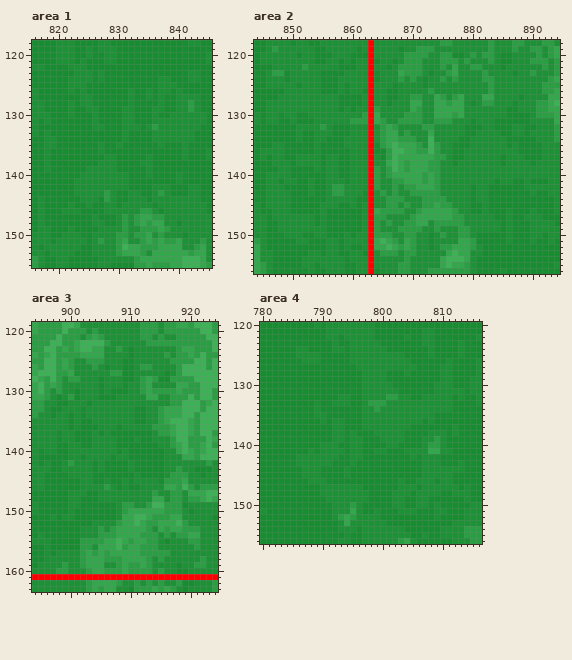
Two versions of one pixel-art file, assets/scene/world_map/world.aseprite. Above: the version before the commit.
1248x810 pixels, 1 frame. Colours within 5 levels of each other are drawn and written as one. Shown: area 1: x 816..845, y 118..155; area 2: x 844..894, y 118..156; area 3: x 894..924, y 119..163; area 4: x 780..816, y 120..156. The commit also changed other parts of the picture, which this record leaves out.
Now the later version:
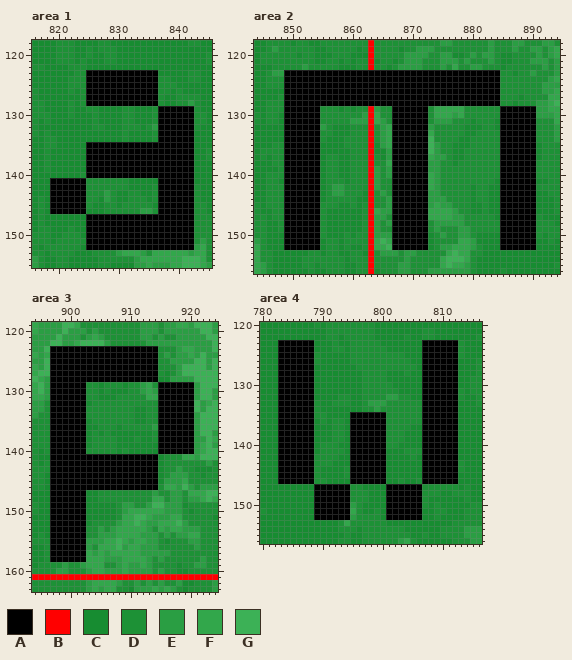
Palette (. is transparent): A #000000  B #ff0000  C #178c31  D #1d9136  E #2a9e43  F #32a74b  G #3cb156
Changes in this commit:
layer "labels" added
Changed rows in their new state; - is an unchanged pixel.
Area 1, layer "labels":
first column x 819:
123 ------AAAAAAAAAAAA------
124 ------AAAAAAAAAAAA------
125 ------AAAAAAAAAAAA------
126 ------AAAAAAAAAAAA------
127 ------AAAAAAAAAAAA------
128 ------AAAAAAAAAAAA------
129 ------------------AAAAAA
130 ------------------AAAAAA
131 ------------------AAAAAA
132 ------------------AAAAAA
133 ------------------AAAAAA
134 ------------------AAAAAA
135 ------AAAAAAAAAAAAAAAAAA
136 ------AAAAAAAAAAAAAAAAAA
137 ------AAAAAAAAAAAAAAAAAA
138 ------AAAAAAAAAAAAAAAAAA
139 ------AAAAAAAAAAAAAAAAAA
140 ------AAAAAAAAAAAAAAAAAA
141 AAAAAA------------AAAAAA
142 AAAAAA------------AAAAAA
143 AAAAAA------------AAAAAA
144 AAAAAA------------AAAAAA
145 AAAAAA------------AAAAAA
146 AAAAAA------------AAAAAA
147 ------AAAAAAAAAAAAAAAAAA
148 ------AAAAAAAAAAAAAAAAAA
149 ------AAAAAAAAAAAAAAAAAA
150 ------AAAAAAAAAAAAAAAAAA
151 ------AAAAAAAAAAAAAAAAAA
152 ------AAAAAAAAAAAAAAAAAA
Area 2, layer "labels":
first column x 849:
123 AAAAAAAAAAAAAAAAAAAAAAAAAAAAAAAAAAAA------
124 AAAAAAAAAAAAAAAAAAAAAAAAAAAAAAAAAAAA------
125 AAAAAAAAAAAAAAAAAAAAAAAAAAAAAAAAAAAA------
126 AAAAAAAAAAAAAAAAAAAAAAAAAAAAAAAAAAAA------
127 AAAAAAAAAAAAAAAAAAAAAAAAAAAAAAAAAAAA------
128 AAAAAAAAAAAAAAAAAAAAAAAAAAAAAAAAAAAA------
129 AAAAAA------------AAAAAA------------AAAAAA
130 AAAAAA------------AAAAAA------------AAAAAA
131 AAAAAA------------AAAAAA------------AAAAAA
132 AAAAAA------------AAAAAA------------AAAAAA
133 AAAAAA------------AAAAAA------------AAAAAA
134 AAAAAA------------AAAAAA------------AAAAAA
135 AAAAAA------------AAAAAA------------AAAAAA
136 AAAAAA------------AAAAAA------------AAAAAA
137 AAAAAA------------AAAAAA------------AAAAAA
138 AAAAAA------------AAAAAA------------AAAAAA
139 AAAAAA------------AAAAAA------------AAAAAA
140 AAAAAA------------AAAAAA------------AAAAAA
141 AAAAAA------------AAAAAA------------AAAAAA
142 AAAAAA------------AAAAAA------------AAAAAA
143 AAAAAA------------AAAAAA------------AAAAAA
144 AAAAAA------------AAAAAA------------AAAAAA
145 AAAAAA------------AAAAAA------------AAAAAA
146 AAAAAA------------AAAAAA------------AAAAAA
147 AAAAAA------------AAAAAA------------AAAAAA
148 AAAAAA------------AAAAAA------------AAAAAA
149 AAAAAA------------AAAAAA------------AAAAAA
150 AAAAAA------------AAAAAA------------AAAAAA
151 AAAAAA------------AAAAAA------------AAAAAA
152 AAAAAA------------AAAAAA------------AAAAAA
Area 3, layer "labels":
first column x 897:
123 AAAAAAAAAAAAAAAAAA------
124 AAAAAAAAAAAAAAAAAA------
125 AAAAAAAAAAAAAAAAAA------
126 AAAAAAAAAAAAAAAAAA------
127 AAAAAAAAAAAAAAAAAA------
128 AAAAAAAAAAAAAAAAAA------
129 AAAAAA------------AAAAAA
130 AAAAAA------------AAAAAA
131 AAAAAA------------AAAAAA
132 AAAAAA------------AAAAAA
133 AAAAAA------------AAAAAA
134 AAAAAA------------AAAAAA
135 AAAAAA------------AAAAAA
136 AAAAAA------------AAAAAA
137 AAAAAA------------AAAAAA
138 AAAAAA------------AAAAAA
139 AAAAAA------------AAAAAA
140 AAAAAA------------AAAAAA
141 AAAAAAAAAAAAAAAAAA------
142 AAAAAAAAAAAAAAAAAA------
143 AAAAAAAAAAAAAAAAAA------
144 AAAAAAAAAAAAAAAAAA------
145 AAAAAAAAAAAAAAAAAA------
146 AAAAAAAAAAAAAAAAAA------
147 AAAAAA------------------
148 AAAAAA------------------
149 AAAAAA------------------
150 AAAAAA------------------
151 AAAAAA------------------
152 AAAAAA------------------
153 AAAAAA------------------
154 AAAAAA------------------
155 AAAAAA------------------
156 AAAAAA------------------
157 AAAAAA------------------
158 AAAAAA------------------
Area 4, layer "labels":
first column x 783:
123 AAAAAA------------------AAAAAA
124 AAAAAA------------------AAAAAA
125 AAAAAA------------------AAAAAA
126 AAAAAA------------------AAAAAA
127 AAAAAA------------------AAAAAA
128 AAAAAA------------------AAAAAA
129 AAAAAA------------------AAAAAA
130 AAAAAA------------------AAAAAA
131 AAAAAA------------------AAAAAA
132 AAAAAA------------------AAAAAA
133 AAAAAA------------------AAAAAA
134 AAAAAA------------------AAAAAA
135 AAAAAA------AAAAAA------AAAAAA
136 AAAAAA------AAAAAA------AAAAAA
137 AAAAAA------AAAAAA------AAAAAA
138 AAAAAA------AAAAAA------AAAAAA
139 AAAAAA------AAAAAA------AAAAAA
140 AAAAAA------AAAAAA------AAAAAA
141 AAAAAA------AAAAAA------AAAAAA
142 AAAAAA------AAAAAA------AAAAAA
143 AAAAAA------AAAAAA------AAAAAA
144 AAAAAA------AAAAAA------AAAAAA
145 AAAAAA------AAAAAA------AAAAAA
146 AAAAAA------AAAAAA------AAAAAA
147 ------AAAAAA------AAAAAA------
148 ------AAAAAA------AAAAAA------
149 ------AAAAAA------AAAAAA------
150 ------AAAAAA------AAAAAA------
151 ------AAAAAA------AAAAAA------
152 ------AAAAAA------AAAAAA------
Where, in picture pixels (left, top, right, bottom), the same in both pictures:
changed: (50, 70, 194, 250)
changed: (284, 70, 536, 250)
changed: (50, 346, 194, 562)
changed: (278, 340, 458, 520)
